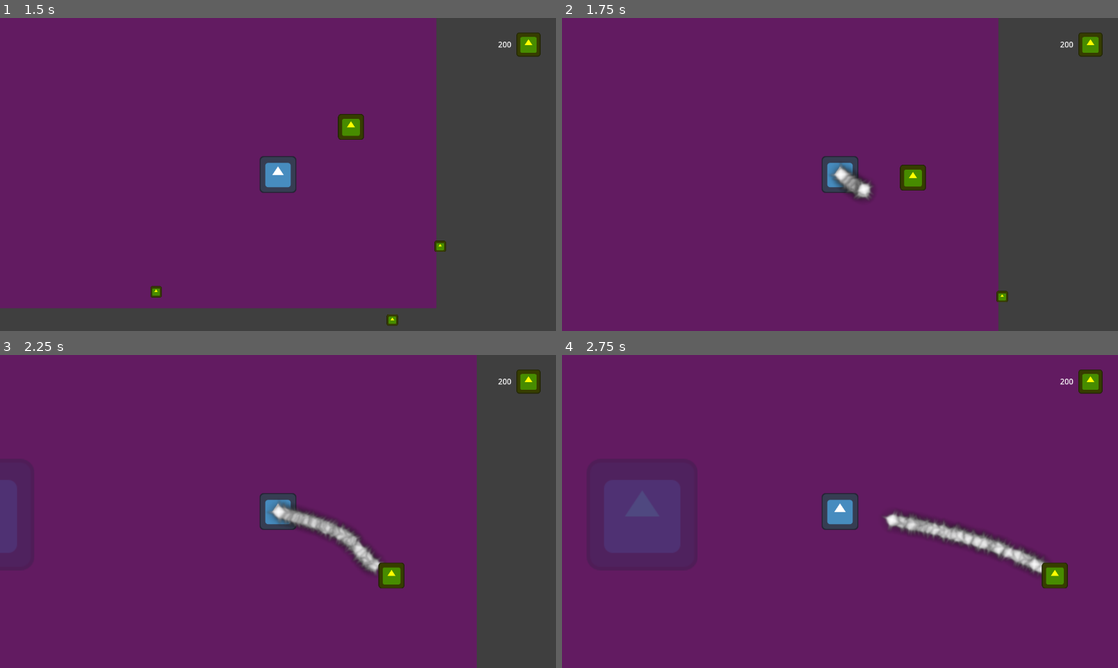
Above: before the commit, frames 1-4 (two rows, left to right).
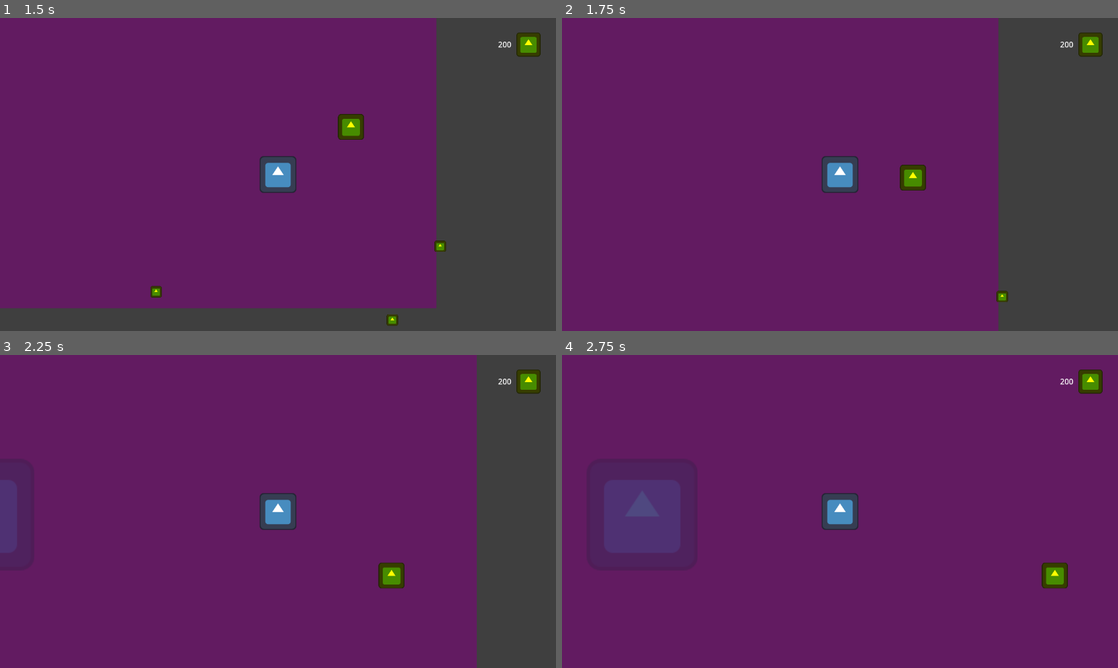
Above: after the commit, the same moments.

Repository: DeepRestGames/incremental-space-game
Game: Godot game, scene res://Scenes/Prototypes/Prototype_MainScene.tscn
The game is run twice, just before and just after one commit, with the same random seed, the same clock (stepped at 60 frames per second) and the same inputs. The engine's default icon, where the game draws it, is replaced by a stand-in: a white triangle on a blue panel in a dark square.
Inputs (mouse positions are in pixels of both pictures, inside the frame that each line leads up to):
- Up to frame 1 (1.5 s): tap Enter at 0.5 s; move the mouse to (250, 237) at 0.52 s; hold E (interact) 0.53-1.28 s; hold W (move_up) from 0.53 s (still down); move the mouse to (444, 221) at 1.27 s; tap E (interact) at 1.35 s
- Up to frame 2 (1.75 s): keep holding W (move_up)
- Up to frame 3 (2.25 s): move the mouse to (111, 464) at 2.02 s; release W (move_up) at 2.03 s; hold A (move_left) from 2.03 s (still down); hold E (interact) from 2.03 s (still down)
- Up to frame 4 (2.75 s): keep holding A (move_left); keep holding E (interact)

Frame 1 is identical in both runs. In frame 2, 0.5% of the frame differs, in the area x 48-56%, y 46-59%; in frame 3, 1.2%; in frame 4, 1.5%, in the area x 57-87%, y 50-70%.

Commit message:
Added breakable rock with screen shake and basic particles

Diff:
--- /dev/null
+++ b/Scenes/Environment/breakable.tscn
@@ -0,0 +1,107 @@
+[gd_scene load_steps=11 format=3 uid="uid://c6qwwmff8anwx"]
+
+[ext_resource type="Script" uid="uid://dnrt30vluvdw8" path="res://Scripts/Environment/breakable.gd" id="1_om1mr"]
+[ext_resource type="Texture2D" uid="uid://bmn7mspg2bic0" path="res://Assets/Sprites/environment/rock.png" id="2_4xvkv"]
+[ext_resource type="Texture2D" uid="uid://dck8ousv4t6ru" path="res://Assets/Sprites/WhiteSprites.png" id="3_4xvkv"]
+
+[sub_resource type="CapsuleShape2D" id="CapsuleShape2D_v5ktr"]
+radius = 50.0
+height = 200.0
+
+[sub_resource type="AtlasTexture" id="AtlasTexture_v5ktr"]
+atlas = ExtResource("2_4xvkv")
+region = Rect2(71, 70, 234, 232)
+
+[sub_resource type="CircleShape2D" id="CircleShape2D_5m1wr"]
+radius = 200.0
+
+[sub_resource type="StyleBoxFlat" id="StyleBoxFlat_mu2bs"]
+draw_center = false
+border_width_left = 5
+border_width_top = 5
+border_width_right = 5
+border_width_bottom = 5
+border_color = Color(0.483367, 0, 0.100044, 1)
+corner_radius_top_left = 5
+corner_radius_top_right = 5
+corner_radius_bottom_right = 5
+corner_radius_bottom_left = 5
+expand_margin_left = 5.0
+expand_margin_top = 5.0
+expand_margin_right = 5.0
+expand_margin_bottom = 5.0
+
+[sub_resource type="Curve" id="Curve_4xvkv"]
+_data = [Vector2(0, 1), 0.0, 0.0, 0, 0, Vector2(0.649466, 1), 0.0, 0.0, 0, 0, Vector2(1, 0), 0.0, 0.0, 0, 0]
+point_count = 3
+
+[sub_resource type="CurveTexture" id="CurveTexture_oq4pq"]
+curve = SubResource("Curve_4xvkv")
+
+[sub_resource type="ParticleProcessMaterial" id="ParticleProcessMaterial_oq4pq"]
+particle_flag_disable_z = true
+angle_min = -20.0
+angle_max = 20.0
+direction = Vector3(0, -5, 0)
+initial_velocity_min = 400.0
+initial_velocity_max = 700.0
+gravity = Vector3(0, 2000, 0)
+scale_min = 0.0
+scale_max = 0.4
+alpha_curve = SubResource("CurveTexture_oq4pq")
+
+[node name="Breakable" type="StaticBody2D"]
+collision_layer = 4
+script = ExtResource("1_om1mr")
+
+[node name="CollisionShape2D" type="CollisionShape2D" parent="."]
+position = Vector2(0, -39)
+rotation = 1.5708
+shape = SubResource("CapsuleShape2D_v5ktr")
+
+[node name="Sprite2D" type="Sprite2D" parent="."]
+position = Vector2(-15, -100)
+texture = SubResource("AtlasTexture_v5ktr")
+
+[node name="Area2D" type="Area2D" parent="Sprite2D"]
+
+[node name="CollisionShape2D" type="CollisionShape2D" parent="Sprite2D/Area2D"]
+shape = SubResource("CircleShape2D_5m1wr")
+
+[node name="Control" type="Control" parent="."]
+visible = false
+layout_mode = 3
+anchors_preset = 0
+offset_left = -132.0
+offset_top = -215.0
+offset_right = 103.0
+offset_bottom = 15.0
+grow_horizontal = 2
+grow_vertical = 2
+size_flags_horizontal = 4
+size_flags_vertical = 4
+metadata/_edit_use_anchors_ = true
+
+[node name="Panel" type="Panel" parent="Control"]
+layout_mode = 1
+anchors_preset = 15
+anchor_right = 1.0
+anchor_bottom = 1.0
+grow_horizontal = 2
+grow_vertical = 2
+theme_override_styles/panel = SubResource("StyleBoxFlat_mu2bs")
+metadata/_edit_use_anchors_ = true
+
+[node name="GPUParticles2D" type="GPUParticles2D" parent="."]
+modulate = Color(0.834614, 0.834614, 0.834614, 1)
+position = Vector2(0, -176)
+emitting = false
+texture = ExtResource("3_4xvkv")
+lifetime = 0.5
+one_shot = true
+explosiveness = 1.0
+local_coords = true
+process_material = SubResource("ParticleProcessMaterial_oq4pq")
+
+[connection signal="body_entered" from="Sprite2D/Area2D" to="." method="_on_area_2d_body_entered"]
+[connection signal="body_exited" from="Sprite2D/Area2D" to="." method="_on_area_2d_body_exited"]
--- a/Scenes/Player/Player.tscn
+++ b/Scenes/Player/Player.tscn
@@ -1,10 +1,10 @@
-[gd_scene load_steps=13 format=3 uid="uid://bcvxlujlsdn7w"]
+[gd_scene load_steps=12 format=3 uid="uid://bcvxlujlsdn7w"]
 
 [ext_resource type="Script" uid="uid://bsp3uk4kfids8" path="res://Scripts/Player/Player.gd" id="1_kyqiw"]
 [ext_resource type="Texture2D" uid="uid://d3w6yyyfejaxw" path="res://icon.svg" id="2_ft8w5"]
+[ext_resource type="Script" uid="uid://bjqtfvcnr6x2s" path="res://Scripts/Player/player_state_machine.gd" id="2_jmcll"]
+[ext_resource type="Script" uid="uid://bl0t3lsi4056p" path="res://Scripts/Camera/ScreenShake.gd" id="3_jmcll"]
 [ext_resource type="PackedScene" uid="uid://beyb44q40vqlr" path="res://Scenes/UI/HUD.tscn" id="3_ude3g"]
-[ext_resource type="Texture2D" uid="uid://d3eqklqyx08sb" path="res://Assets/Sprites/kenney_particle-pack/PNG (Transparent)/magic_05.png" id="4_jmcll"]
-[ext_resource type="Script" uid="uid://dunv0bp2vcmh8" path="res://Scripts/Particles/PlayerToDepositBoxParticles.gd" id="5_4wape"]
 
 [sub_resource type="CircleShape2D" id="CircleShape2D_ude3g"]
 radius = 72.0
@@ -35,24 +35,13 @@
 &"RunRight": SubResource("Animation_jmcll")
 }
 
-[sub_resource type="ParticleProcessMaterial" id="ParticleProcessMaterial_t26db"]
-particle_flag_disable_z = true
-direction = Vector3(0, 0, 0)
-spread = 0.0
-flatness = 1.0
-initial_velocity_min = 300.0
-initial_velocity_max = 400.0
-angular_velocity_min = -1.60933e-05
-angular_velocity_max = 309.68
-gravity = Vector3(0, 0, 0)
-scale_min = 0.2
-scale_max = 0.2
-collision_mode = 2
-
 [node name="Player" type="CharacterBody2D" groups=["Player"]]
 collision_mask = 4
 script = ExtResource("1_kyqiw")
 movement_speed = 700.0
+
+[node name="PlayerStateMachine" type="Node2D" parent="."]
+script = ExtResource("2_jmcll")
 
 [node name="CollisionShape2D" type="CollisionShape2D" parent="."]
 shape = SubResource("CircleShape2D_ude3g")
@@ -64,23 +53,12 @@
 process_mode = 3
 zoom = Vector2(0.6, 0.6)
 
-[node name="CameraZoom" type="Node2D" parent="PlayerCamera"]
+[node name="ScreenShake" type="Node2D" parent="PlayerCamera"]
+script = ExtResource("3_jmcll")
 
 [node name="AnimationPlayer" type="AnimationPlayer" parent="."]
 libraries = {
 &"": SubResource("AnimationLibrary_fk5o5")
 }
 
-[node name="ResourceToDepositBoxParticles" type="GPUParticles2D" parent="."]
-emitting = false
-amount = 20
-texture = ExtResource("4_jmcll")
-lifetime = 10.0
-one_shot = true
-speed_scale = 2.0
-explosiveness = 0.8
-collision_base_size = 0.1
-process_material = SubResource("ParticleProcessMaterial_t26db")
-script = ExtResource("5_4wape")
-
 [node name="HUD" parent="." instance=ExtResource("3_ude3g")]
--- a/Scenes/Prototypes/Prototype_MainScene.tscn
+++ b/Scenes/Prototypes/Prototype_MainScene.tscn
@@ -6,6 +6,8 @@
 [ext_resource type="PackedScene" uid="uid://csht05sstrhwi" path="res://Scenes/HUB/DepositBox/DepositBox.tscn" id="4_x1isb"]
 [ext_resource type="PackedScene" uid="uid://ccmhp41okc8g0" path="res://Scenes/HUB/ExpeditionShip/ExpeditionShip.tscn" id="5_a3inl"]
 [ext_resource type="PackedScene" uid="uid://crrb27a44kdne" path="res://Scenes/Environment/CaptureArea.tscn" id="6_a3inl"]
+[ext_resource type="PackedScene" uid="uid://ble6jrlokbqme" path="res://Scenes/Particles/ResourceToDepositBoxParticles.tscn" id="7_svxod"]
+[ext_resource type="PackedScene" uid="uid://c6qwwmff8anwx" path="res://Scenes/Environment/breakable.tscn" id="8_mu2bs"]
 
 [node name="PrototypeMainScene" type="Node2D"]
 
@@ -55,3 +57,8 @@
 [node name="CaptureArea" parent="." instance=ExtResource("6_a3inl")]
 position = Vector2(-1173, -1039)
 scale = Vector2(3, 3)
+
+[node name="ResourceToDepositBoxParticles" parent="." instance=ExtResource("7_svxod")]
+
+[node name="Breakable" parent="." instance=ExtResource("8_mu2bs")]
+position = Vector2(869, -1078)
--- /dev/null
+++ b/Scripts/Camera/ScreenShake.gd
@@ -0,0 +1,35 @@
+extends Node2D
+class_name ScreenShake
+
+
+@onready var player_camera: Camera2D = $".."
+
+@export var random_shake_strenght: float = 20.0
+@export var shake_decay_rate: float = 5.0
+
+var rand
+var shake_strenght: float = 0.0
+
+
+func _ready():
+	rand = RandomNumberGenerator.new()
+	rand.randomize()
+
+	EventBus.connect("screen_shake", screen_shake)
+
+
+func _process(delta):
+	shake_strenght = lerp(shake_strenght, 0.0, shake_decay_rate * delta)
+	player_camera.offset = get_random_offset()
+
+
+func get_random_offset() -> Vector2:
+	return Vector2(
+		rand.randf_range(-shake_strenght, shake_strenght),
+		rand.randf_range(-shake_strenght, shake_strenght)
+	)
+
+
+func screen_shake(magnitude:= 20.0, decay_rate:= 5.0):
+	shake_strenght = magnitude
+	shake_decay_rate = decay_rate
--- /dev/null
+++ b/Scripts/Environment/breakable.gd
@@ -0,0 +1,40 @@
+extends StaticBody2D
+
+
+@export var totalHP: int = 3
+var currentHP: int
+
+@onready var control: Control = $Control
+@onready var gpu_particles_2d: GPUParticles2D = $GPUParticles2D
+
+var player_is_in_range: bool = false
+
+
+func _ready() -> void:
+	currentHP = totalHP
+
+	EventBus.connect("action_trigger_interact", on_interacted)
+
+
+func on_interacted() -> void:
+	if not player_is_in_range:
+		return
+
+	currentHP -= 1
+	if currentHP <= 0:
+		call_deferred("queue_free")
+
+	gpu_particles_2d.restart()
+	EventBus.emit_signal("breakable_damaged")
+
+
+func _on_area_2d_body_entered(body: Node2D) -> void:
+	if body.is_in_group("Player"):
+		control.show()
+		player_is_in_range = true
+
+
+func _on_area_2d_body_exited(body: Node2D) -> void:
+	if body.is_in_group("Player"):
+		control.hide()
+		player_is_in_range = false
--- a/Scripts/GameManagers/EventBus.gd
+++ b/Scripts/GameManagers/EventBus.gd
@@ -14,8 +14,8 @@
 @warning_ignore("unused_signal") signal add_resource(resource_number)
 
 # Deposit box
-@warning_ignore("unused_signal") signal player_enter_deposit_box_area
-@warning_ignore("unused_signal") signal start_resource_transfer_animation_to_deposit_box(resource_number)
+@warning_ignore("unused_signal") signal player_enter_deposit_box_area(deposit_box_position)
+@warning_ignore("unused_signal") signal start_resource_transfer_animation_to_deposit_box(resource_number, deposit_box_position)
 
 # Expedition ship
 @warning_ignore("unused_signal") signal player_enter_expedition_ship_area
@@ -29,4 +29,11 @@
 @warning_ignore("unused_signal") signal player_enter_capture_area
 @warning_ignore("unused_signal") signal player_exit_capture_area
 
+# HUD
 @warning_ignore("unused_signal") signal update_HUD
+
+# Camera
+@warning_ignore("unused_signal") signal screen_shake(magnitude: float, decay_rate: float)
+
+# Environment
+@warning_ignore("unused_signal") signal breakable_damaged
--- /dev/null
+++ b/Scripts/Player/player_state_machine.gd
@@ -0,0 +1,15 @@
+extends Node2D
+
+
+@onready var screen_shake: ScreenShake = $"../PlayerCamera/ScreenShake"
+
+
+var breakable_locked = false
+
+
+func _ready() -> void:
+	EventBus.connect("breakable_damaged", on_breakable_damaged)
+
+
+func on_breakable_damaged() -> void:
+	screen_shake.screen_shake(10, 8)
Binary file added: Assets/Sprites/environment/rock.png
Not shown, added: Assets/Sprites/environment/rock.png.import
Not shown: 1 places in Scenes/Prototypes/Prototype_MainScene.tscn that only renumber resources
